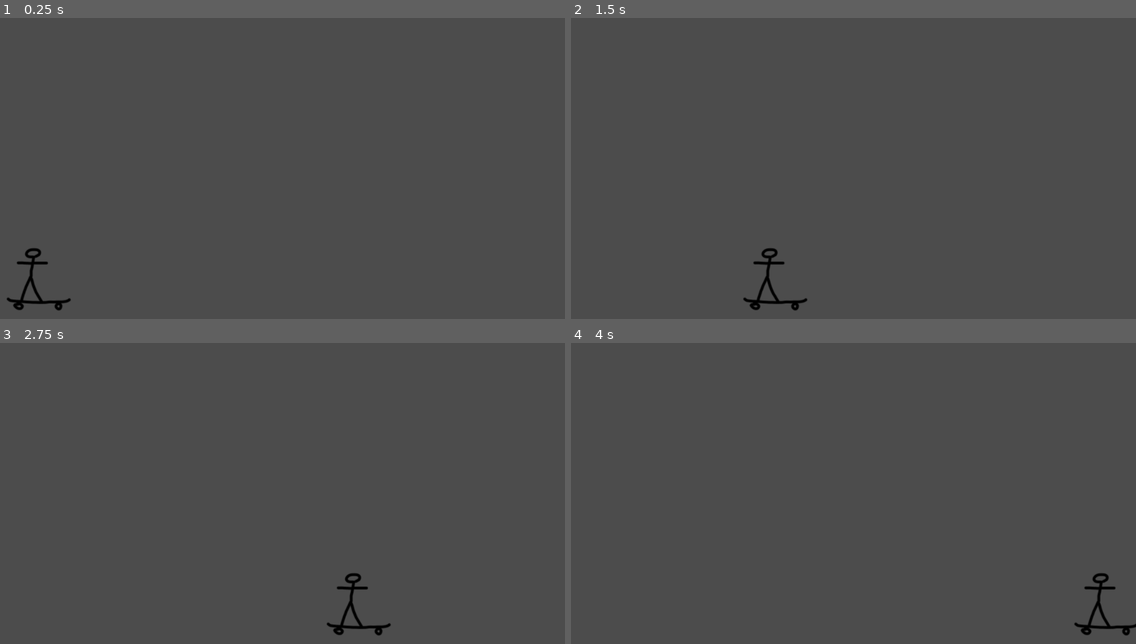
Above: before the commit, frames 1-4 (two rows, left to right).
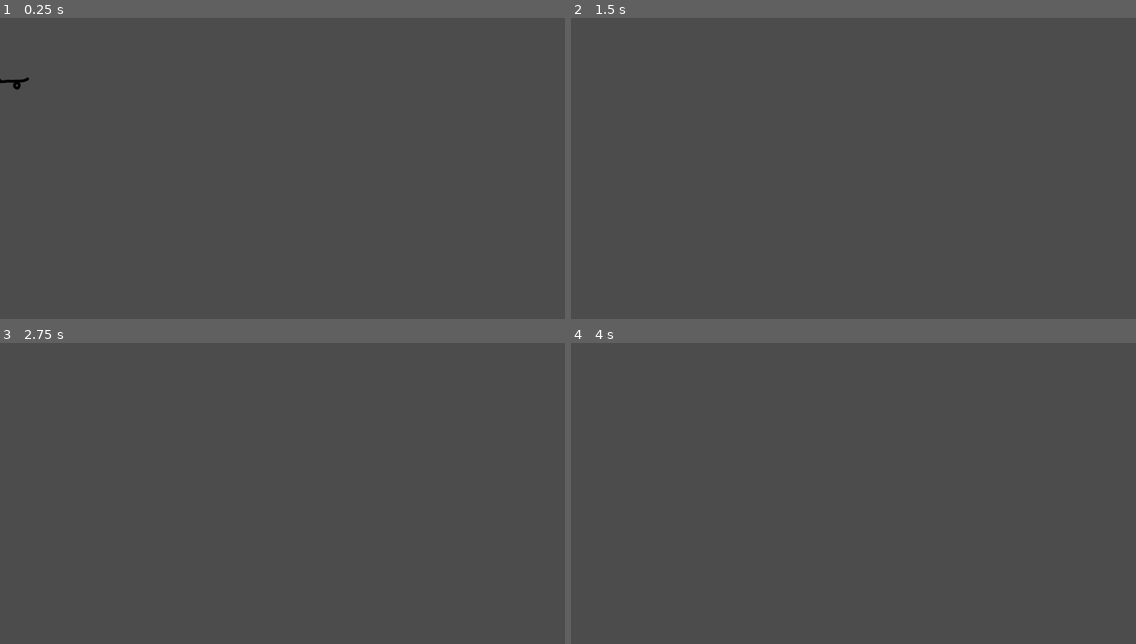
Above: after the commit, the same moments.

Repository: UnixC0rn/RGD
Game: Godot game, scene res://Player.tscn
The game is run twice, just before and just after one commit, with the same random seed, the same clock (stepped at 60 frames per second) and the same inputs. Before the commit the project has no main scene; this scene is started directly in both runs.
Inputs:
- Up to frame 1 (0.25 s): no input
- Up to frame 2 (1.5 s): hold D (move_right) 0.53-1.28 s; hold A (move_left, bound only after the commit) from 1.28 s (still down)
- Up to frame 3 (2.75 s): tap Enter at 2 s; release A (move_left, bound only after the commit) at 2.03 s; hold D (move_right) from 2.03 s (still down)
- Up to frame 4 (4 s): release D (move_right) at 3.53 s; hold A (move_left, bound only after the commit) from 3.53 s (still down)

The runs differ from the first frame. In frame 1, 0.5% of the frame differs, in the area x 0-13%, y 19-98%; in frame 2, 0.4%; in frame 3, 0.4%; in frame 4, 0.4%.

Commit message:
rewrote the movement physics a bit and can now move left and right and player falls, added basic animation

Diff:
--- a/Skateboard2D/CollisionShape2D.gd
+++ /dev/null
@@ -1,16 +0,0 @@
-extends CollisionShape2D
-
-
-# Declare member variables here. Examples:
-# var a = 2
-# var b = "text"
-
-
-# Called when the node enters the scene tree for the first time.
-func _ready():
-	pass # Replace with function body.
-
-
-# Called every frame. 'delta' is the elapsed time since the previous frame.
-#func _process(delta):
-#	pass
--- /dev/null
+++ b/Skateboard2D/Game.tscn
@@ -0,0 +1,3 @@
+[gd_scene format=2]
+
+[node name="Game" type="Node2D"]
--- a/Skateboard2D/Player.gd
+++ /dev/null
@@ -1,15 +0,0 @@
-extends Area2D
-
-
-export var speed = 400.0
-
-
-func _process(delta):
-	var direction = Vector2.ZERO
-	if Input.is_action_pressed("move_right"):
-		direction.x += 1
-
-	if direction.length() > 1:
-		direction = direction.normalized()
-
-	position += direction * speed * delta
--- a/Skateboard2D/Player.tscn
+++ b/Skateboard2D/Player.tscn
@@ -8,43 +8,41 @@
 [ext_resource path="res://art/player-jump-up-2.png" type="Texture" id=6]
 [ext_resource path="res://art/player-skate-still-1.png" type="Texture" id=7]
 [ext_resource path="res://art/player-drop-down-2.png" type="Texture" id=8]
-[ext_resource path="res://Player.gd" type="Script" id=9]
+[ext_resource path="res://scripts/player.gd" type="Script" id=9]
 
 [sub_resource type="SpriteFrames" id=1]
 animations = [ {
+"frames": [ ExtResource( 7 ), ExtResource( 4 ) ],
+"loop": true,
+"name": "idle",
+"speed": 5.0
+}, {
 "frames": [ ExtResource( 2 ), ExtResource( 8 ) ],
 "loop": true,
-"name": "drop down",
-"speed": 5.0
-}, {
-"frames": [ ExtResource( 5 ), ExtResource( 1 ) ],
-"loop": true,
-"name": "skate forward",
-"speed": 5.0
-}, {
-"frames": [ ExtResource( 7 ), ExtResource( 4 ) ],
-"loop": true,
-"name": "still",
+"name": "drop",
 "speed": 5.0
 }, {
 "frames": [ ExtResource( 3 ), ExtResource( 6 ) ],
 "loop": true,
 "name": "jump",
 "speed": 5.0
+}, {
+"frames": [ ExtResource( 5 ), ExtResource( 1 ) ],
+"loop": true,
+"name": "skate",
+"speed": 5.0
 } ]
 
-[sub_resource type="CapsuleShape2D" id=2]
-radius = 30.847
-height = 81.2224
+[sub_resource type="RectangleShape2D" id=2]
+extents = Vector2( 59.959, 57.0326 )
 
-[node name="Player" type="Area2D"]
-position = Vector2( 75.5952, 526.647 )
+[node name="Player" type="KinematicBody2D"]
 script = ExtResource( 9 )
 
 [node name="AnimatedSprite" type="AnimatedSprite" parent="."]
 frames = SubResource( 1 )
-animation = "still"
+animation = "idle"
 
 [node name="CollisionShape2D" type="CollisionShape2D" parent="."]
-position = Vector2( -13.2292, 0 )
+position = Vector2( -5.82704, 1.05946 )
 shape = SubResource( 2 )
--- a/Skateboard2D/project.godot
+++ b/Skateboard2D/project.godot
@@ -11,6 +11,7 @@
 [application]
 
 config/name="Skateboard2D"
+run/main_scene="res://Game.tscn"
 config/icon="res://icon.png"
 
 [input]
@@ -25,6 +26,11 @@
 "events": [ Object(InputEventKey,"resource_local_to_scene":false,"resource_name":"","device":0,"alt":false,"shift":false,"control":false,"meta":false,"command":false,"pressed":false,"scancode":32,"unicode":0,"echo":false,"script":null)
  ]
 }
+move_left={
+"deadzone": 0.5,
+"events": [ Object(InputEventKey,"resource_local_to_scene":false,"resource_name":"","device":0,"alt":false,"shift":false,"control":false,"meta":false,"command":false,"pressed":false,"scancode":65,"unicode":0,"echo":false,"script":null)
+ ]
+}
 
 [physics]
 
--- /dev/null
+++ b/Skateboard2D/scripts/player.gd
@@ -0,0 +1,36 @@
+extends KinematicBody2D
+
+var movingright
+var velocity = Vector2()
+var skatespeed = 700
+var gravityscale = 500
+
+# Called when the node enters the scene tree for the first time.
+func _ready():
+	movingright = true # Replace with function body.
+
+#sets input vars so that we know how the player is supposed to move
+func get_input():
+	#left/right movement
+	if Input.is_action_pressed("move_right"):
+		movingright = true
+		$AnimatedSprite.play("skate")
+		velocity.x = skatespeed
+	elif Input.is_action_pressed("move_left"):
+		movingright = false
+		$AnimatedSprite.play("skate")
+		velocity.x = -skatespeed
+	else:
+		velocity.x = 0
+		$AnimatedSprite.play("idle")
+
+	if not movingright:
+		$AnimatedSprite.set_flip_h(true)
+	else:
+		$AnimatedSprite.set_flip_h(false)
+
+#actually moves player
+func _physics_process(delta):
+	velocity.y = gravityscale
+	get_input()
+	move_and_slide(velocity)
